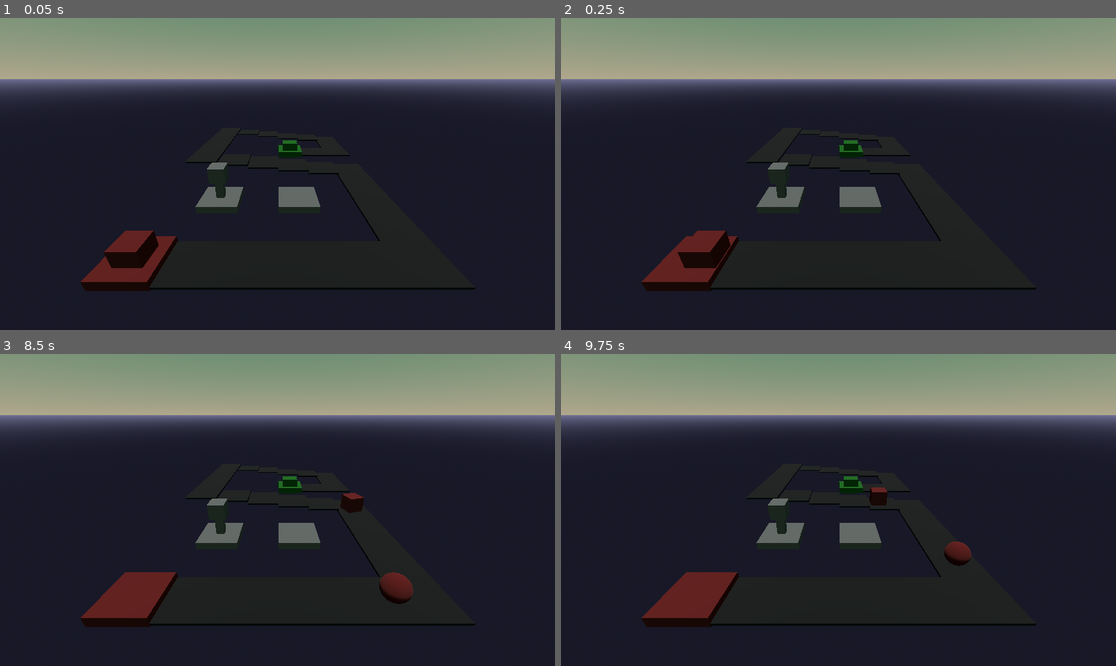
Above: before the commit, frames 1-4 (two rows, left to right).
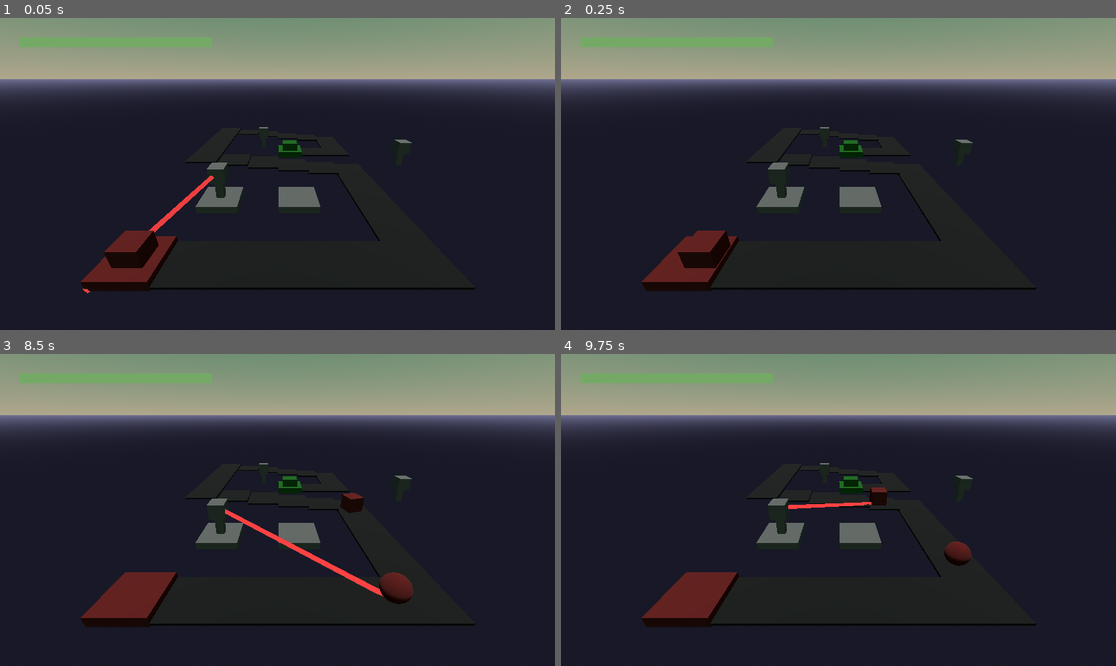
Above: after the commit, the same moments.

Repository: gpergrossi/ludum-dare-59
Game: Godot game, scene res://Scenes/main.tscn
The game is run twice, just before and just after one commit, with the same random seed, the same clock (stepped at 60 frames per second) and the same inputs.
Inputs:
- Up to frame 1 (0.05 s): no input
- Up to frame 2 (0.25 s): no input
- Up to frame 3 (8.5 s): no input
- Up to frame 4 (9.75 s): no input

The runs differ from the first frame. In frame 1, 0.5% of the frame differs, in the area x 3-75%, y 6-89%; in frame 2, 0.3%; in frame 3, 0.8%, in the area x 3-75%, y 6-78%; in frame 4, 0.5%.

Commit message:
basic sim (music-linked towers, lasers, damage)

Diff:
--- a/Code/Pianola/Song1/song1.gd
+++ b/Code/Pianola/Song1/song1.gd
@@ -1,10 +1,6 @@
 # @author Vivian
 
 class_name Song1 extends SongGenerator
-
-@onready var kickstrument: Instrument = $Kickstrument;
-@onready var hihatstrument: Instrument = $Hihatstrument;
-@onready var synthstrument: Instrument = $Synthstrument;
 
 const PARTS: Dictionary[String, Resource] = {
 	"kick": preload("res://Code/Pianola/Song1/kicks_resource.tres"),
--- a/Code/enemy.gd
+++ b/Code/enemy.gd
@@ -5,8 +5,18 @@
 @export var velocity := 1.0
 @export var offset_on_curve := 0.0
 
+# How much damage this can take.
+@export var health := 100.0
+
+# How much damage this deals to the player.
+@export var damage := 10.0
+
+# Fired when the enemy reaches the end of the curve.
+signal on_reach_end()
+
 func _ready() -> void:
 	assert(is_in_group(&"Enemies"))
+	global_position = path.curve.sample_baked(0.0)
 
 func _process(delta: float) -> void:
 	offset_on_curve += velocity * delta
@@ -14,8 +24,16 @@
 
 	if offset_on_curve > curve.get_baked_length():
 		offset_on_curve = curve.get_baked_length()
-		# TODO whatever happens when we hit the end.
+		on_reach_end.emit()
+		queue_free()
+		# TODO some animation?
 
 	var sampled_transform := curve.sample_baked_with_rotation(offset_on_curve)
 	global_position = path.to_global(sampled_transform.origin)
 	global_rotation.y = path.global_rotation.y + sampled_transform.basis.get_euler().y
+
+func take_damage(taken : float):
+	health -= taken
+	if health < 0.0:
+		queue_free()
+		# TODO some animation
--- a/Code/lane.gd
+++ b/Code/lane.gd
@@ -4,7 +4,10 @@
 @export var enemy_base: EnemyBase
 @export var home_base: HomeBase
 
+signal on_enemy_spawned(enemy : Enemy)
+
 func spawn(enemy_type: EnemyType.Enum) -> void:
 	var enemy : Enemy = EnemyType.prototype_for(enemy_type).instantiate()
 	enemy.path = path
 	add_child(enemy)
+	on_enemy_spawned.emit(enemy)
--- /dev/null
+++ b/Code/laser_beam.gd
@@ -0,0 +1,10 @@
+class_name LaserBeam extends Node3D
+
+@onready var animation := %AnimationPlayer
+
+func fire(from : Vector3, to : Vector3):
+	show()
+	global_position = (from + to) / 2.0
+	look_at(to)
+	scale.z = from.distance_to(to)
+	animation.play("FadeOut")
--- a/Code/level.gd
+++ b/Code/level.gd
@@ -7,11 +7,25 @@
 
 @export var tower_bases: Array[TowerBase] = []
 
-@export var song: PackedScene
+@export var max_health : float = 100.0
+@export var current_health : float
+@onready var _health_bar : ProgressBar = get_tree().get_first_node_in_group("HealthBar")
 
 
 func _ready() -> void:
-	if not Engine.is_editor_hint():
-		var song_node = song.instantiate() as SongGenerator
-		add_child(song_node)
-		%Pianola.song = song_node.makeSong()
+	if Engine.is_editor_hint():
+		return
+
+	%Pianola.song = %SongGenerator.makeSong()
+
+	current_health = max_health
+	_health_bar.max_value = max_health
+	_health_bar.value = current_health
+
+	for lane in lanes:
+		lane.on_enemy_spawned.connect(_enemy_spawned)
+
+func _enemy_spawned(enemy : Enemy):
+	enemy.on_reach_end.connect(func():
+		current_health -= enemy.damage
+		_health_bar.value = current_health)
--- a/Code/tower.gd
+++ b/Code/tower.gd
@@ -3,6 +3,9 @@
 
 @onready var min_range_indicator: RangeIndicator = %MinRangeIndicator
 @onready var max_range_indicator: RangeIndicator = %MaxRangeIndicator
+@onready var laser_beam := %LaserBeam
+@onready var laser_emit_position := %LaserEmitPosition
+@onready var instrument := %Instrument
 
 @export var min_range := 0.0:
 	set(mr):
@@ -18,6 +21,9 @@
 			min_range = minf(min_range, max_range)
 			refresh_range()
 
+# Damage dealt per tower firing.
+@export var damage := 1.0
+
 func refresh_range() -> void:
 	if not is_node_ready(): return
 	min_range_indicator.visible = (min_range > 0.0)
@@ -29,11 +35,19 @@
 # Called when the node enters the scene tree for the first time.
 func _ready() -> void:
 	refresh_range()
-
+	instrument.on_play_note.connect(_fire)
 
 # Called every frame. 'delta' is the elapsed time since the previous frame.
 func _process(delta: float) -> void:
 	pass
+
+func _fire(note : Note) -> void:
+	var enemy := _closest_in_range_enemy()
+	if enemy == null:
+		instrument.stop()
+		return
+	laser_beam.fire(laser_emit_position.global_position, enemy.global_position)
+	enemy.take_damage(damage)
 
 func _closest_in_range_enemy() -> Enemy:
 	var closest_enemy : Enemy = null
--- a/Scenes/Levels/example_level.tscn
+++ b/Scenes/Levels/example_level.tscn
@@ -2,7 +2,7 @@
 
 [ext_resource type="Script" uid="uid://dxw36oi8fcue5" path="res://Code/level.gd" id="1_veeq1"]
 [ext_resource type="PackedScene" uid="uid://b6iqylom80rgh" path="res://Scenes/Tiles/enemy_base.tscn" id="2_fauja"]
-[ext_resource type="PackedScene" uid="uid://b63vuflvhpvkk" path="res://Code/Pianola/Song1/song1.tscn" id="2_u27mm"]
+[ext_resource type="Resource" uid="uid://buutl6rh7kdp0" path="res://Code/Pianola/Song1/synth_resource.tres" id="4_xox26"]
 [ext_resource type="PackedScene" uid="uid://7vkybgfa1vtx" path="res://Scenes/Tiles/path.tscn" id="5_u5lri"]
 [ext_resource type="PackedScene" uid="uid://dwypv0vesggk0" path="res://Scenes/Tiles/tower_base.tscn" id="6_u27mm"]
 [ext_resource type="PackedScene" uid="uid://bfvnp8232ue17" path="res://Scenes/Tiles/home_base.tscn" id="7_v550q"]
@@ -14,6 +14,9 @@
 [ext_resource type="Resource" uid="uid://tf55e001gar5" path="res://Data/Instruments/lane2_spawn_instrument.tres" id="11_v550q"]
 [ext_resource type="Resource" uid="uid://ctvecbluw3187" path="res://Data/Instruments/lane3_spawn_instrument.tres" id="12_xox26"]
 [ext_resource type="Script" uid="uid://w1k8rp32fvu4" path="res://Code/lane.gd" id="13_xox26"]
+[ext_resource type="Script" uid="uid://d3fwkxp4gauwr" path="res://Code/Pianola/Song1/song1.gd" id="14_v550q"]
+[ext_resource type="Resource" uid="uid://cirmgcdn0gf23" path="res://Code/Pianola/Song1/kicks_resource.tres" id="16_p0yi4"]
+[ext_resource type="Resource" uid="uid://dcm6hp2fegf1y" path="res://Code/Pianola/Song1/hihats_resource.tres" id="17_se8dm"]
 
 [sub_resource type="Curve3D" id="Curve3D_fauja"]
 resource_local_to_scene = true
@@ -34,7 +37,6 @@
 script = ExtResource("1_veeq1")
 lanes = [NodePath("Lane1")]
 tower_bases = [NodePath("TowerBase1"), NodePath("TowerBase2")]
-song = ExtResource("2_u27mm")
 
 [node name="Pianola" type="Node" parent="." unique_id=1958729676]
 unique_name_in_owner = true
@@ -43,6 +45,9 @@
 
 [node name="Tower" parent="." unique_id=945097428 instance=ExtResource("8_xox26")]
 transform = Transform3D(1, 0, 0, 0, 1, 0, 0, 0, 1, -4, 0.2, -2)
+
+[node name="Instrument" parent="Tower" index="4" unique_id=914717014]
+part = ExtResource("4_xox26")
 
 [node name="EnemyBase" parent="." unique_id=430080185 instance=ExtResource("2_fauja")]
 transform = Transform3D(1, 0, 0, 0, 1, 0, 0, 0, 1, -6, 0, -3)
@@ -181,3 +186,24 @@
 transform = Transform3D(1, 0, 0, 0, 1, 0, 0, 0, 1, 0.5, 0.05, 0.5)
 curve = SubResource("Curve3D_fauja")
 script = ExtResource("9_fauja")
+
+[node name="SongGenerator" type="Node" parent="." unique_id=977955754]
+unique_name_in_owner = true
+script = ExtResource("14_v550q")
+metadata/_custom_type_script = "uid://d3fwkxp4gauwr"
+
+[node name="Tower2" parent="." unique_id=1918667656 instance=ExtResource("8_xox26")]
+transform = Transform3D(1, 0, 0, 0, 1, 0, 0, 0, 1, -1.8042359, 0.2, 3.7545137)
+
+[node name="Instrument" parent="Tower2" index="4" unique_id=914717014]
+part = ExtResource("16_p0yi4")
+
+[node name="Tower3" parent="." unique_id=144730068 instance=ExtResource("8_xox26")]
+transform = Transform3D(1, 0, 0, 0, 1, 0, 0, 0, 1, 0.30425787, 0.2, -1.1383162)
+
+[node name="Instrument" parent="Tower3" index="4" unique_id=914717014]
+part = ExtResource("17_se8dm")
+
+[editable path="Tower"]
+[editable path="Tower2"]
+[editable path="Tower3"]
--- /dev/null
+++ b/Scenes/Towers/laser_beam.tscn
@@ -0,0 +1,65 @@
+[gd_scene format=3 uid="uid://d1vg032jkfv4j"]
+
+[ext_resource type="Script" uid="uid://u2186v4kofl4" path="res://Code/laser_beam.gd" id="1_6bfep"]
+
+[sub_resource type="CylinderMesh" id="CylinderMesh_6bfep"]
+top_radius = 0.05
+bottom_radius = 0.05
+height = 1.0
+
+[sub_resource type="StandardMaterial3D" id="StandardMaterial3D_5ej88"]
+resource_local_to_scene = true
+transparency = 1
+shading_mode = 0
+albedo_color = Color(1, 0.26, 0.26, 1)
+
+[sub_resource type="Animation" id="Animation_6bfep"]
+resource_name = "FadeOut"
+length = 0.2
+tracks/0/type = "value"
+tracks/0/imported = false
+tracks/0/enabled = true
+tracks/0/path = NodePath(".:surface_material_override/0:albedo_color")
+tracks/0/interp = 1
+tracks/0/loop_wrap = true
+tracks/0/keys = {
+"times": PackedFloat32Array(0, 0.2),
+"transitions": PackedFloat32Array(1, 18.379202),
+"update": 0,
+"values": [Color(1, 0.26, 0.26, 1), Color(1, 0.26, 0.26, 0)]
+}
+
+[sub_resource type="Animation" id="Animation_5ej88"]
+length = 0.001
+tracks/0/type = "value"
+tracks/0/imported = false
+tracks/0/enabled = true
+tracks/0/path = NodePath(".:surface_material_override/0:albedo_color")
+tracks/0/interp = 1
+tracks/0/loop_wrap = true
+tracks/0/keys = {
+"times": PackedFloat32Array(0),
+"transitions": PackedFloat32Array(1),
+"update": 0,
+"values": [Color(1, 0.26, 0.26, 1)]
+}
+
+[sub_resource type="AnimationLibrary" id="AnimationLibrary_yt3wv"]
+_data = {
+&"FadeOut": SubResource("Animation_6bfep"),
+&"RESET": SubResource("Animation_5ej88")
+}
+
+[node name="LaserBeam" type="Node3D" unique_id=1687362048]
+visible = false
+script = ExtResource("1_6bfep")
+metadata/_custom_type_script = "uid://u2186v4kofl4"
+
+[node name="MeshInstance3D" type="MeshInstance3D" parent="." unique_id=583739023]
+transform = Transform3D(1, 0, 0, 0, -4.371139e-08, -1, 0, 1, -4.371139e-08, 0, 0, 0)
+mesh = SubResource("CylinderMesh_6bfep")
+surface_material_override/0 = SubResource("StandardMaterial3D_5ej88")
+
+[node name="AnimationPlayer" type="AnimationPlayer" parent="MeshInstance3D" unique_id=280765989]
+unique_name_in_owner = true
+libraries/ = SubResource("AnimationLibrary_yt3wv")
--- a/Scenes/Towers/tower.tscn
+++ b/Scenes/Towers/tower.tscn
@@ -3,6 +3,8 @@
 [ext_resource type="Material" uid="uid://dgl5t7rqj52hx" path="res://Materials/gray_color.material" id="1_rqjsg"]
 [ext_resource type="Script" uid="uid://yx1k3c74um6j" path="res://Code/tower.gd" id="2_d6h38"]
 [ext_resource type="PackedScene" uid="uid://dsuytuswkva87" path="res://Scenes/Towers/range_indicator.tscn" id="3_uwg1x"]
+[ext_resource type="Script" uid="uid://cui06kk8rhakp" path="res://Code/Pianola/instrument.gd" id="4_plphn"]
+[ext_resource type="PackedScene" uid="uid://d1vg032jkfv4j" path="res://Scenes/Towers/laser_beam.tscn" id="5_gd21c"]
 
 [sub_resource type="BoxMesh" id="BoxMesh_344ge"]
 material = ExtResource("1_rqjsg")
@@ -34,3 +36,15 @@
 unique_name_in_owner = true
 transform = Transform3D(1, 0, 0, 0, 1, 0, 0, 0, 1, 0.5, 0.6448146, 0.5)
 range = 5.0
+
+[node name="Instrument" type="AudioStreamPlayer3D" parent="." unique_id=914717014]
+unique_name_in_owner = true
+script = ExtResource("4_plphn")
+metadata/_custom_type_script = "uid://cui06kk8rhakp"
+
+[node name="LaserBeam" parent="." unique_id=1687362048 instance=ExtResource("5_gd21c")]
+unique_name_in_owner = true
+
+[node name="LaserEmitPosition" type="Node3D" parent="." unique_id=312950146]
+unique_name_in_owner = true
+transform = Transform3D(1, 0, 0, 0, 1, 0, 0, 0, 1, 0.5, 0.7, 0.5)
--- a/Scenes/main.tscn
+++ b/Scenes/main.tscn
@@ -2,6 +2,7 @@
 
 [ext_resource type="Script" uid="uid://cdexlvgjxmmyv" path="res://Code/main.gd" id="1_jjgbg"]
 [ext_resource type="PackedScene" uid="uid://ckc08wsniw05u" path="res://Scenes/Levels/example_level.tscn" id="2_bo1nx"]
+[ext_resource type="PackedScene" uid="uid://ch3mn3087kwra" path="res://Scenes/ui.tscn" id="3_8gbba"]
 
 [sub_resource type="ProceduralSkyMaterial" id="ProceduralSkyMaterial_344ge"]
 sky_top_color = Color(0.28346398, 0.5040741, 0.39693835, 1)
@@ -29,3 +30,5 @@
 
 [node name="DirectionalLight3D" type="DirectionalLight3D" parent="." unique_id=182620718]
 transform = Transform3D(1, 0, 0, 0, -4.371139e-08, 1, 0, -1, -4.371139e-08, 0, 5, 0)
+
+[node name="Ui" parent="." unique_id=435459739 instance=ExtResource("3_8gbba")]
--- /dev/null
+++ b/Scenes/ui.tscn
@@ -0,0 +1,39 @@
+[gd_scene format=3 uid="uid://ch3mn3087kwra"]
+
+[sub_resource type="StyleBoxFlat" id="StyleBoxFlat_wviqb"]
+bg_color = Color(0.3983732, 0.3765226, 0.47123778, 1)
+
+[sub_resource type="StyleBoxFlat" id="StyleBoxFlat_jxero"]
+bg_color = Color(0.45610118, 0.6660106, 0.40036267, 1)
+
+[node name="Ui" type="Control" unique_id=435459739]
+layout_mode = 3
+anchors_preset = 15
+anchor_right = 1.0
+anchor_bottom = 1.0
+grow_horizontal = 2
+grow_vertical = 2
+
+[node name="MarginContainer" type="MarginContainer" parent="." unique_id=809013248]
+layout_mode = 1
+anchors_preset = 15
+anchor_right = 1.0
+anchor_bottom = 1.0
+grow_horizontal = 2
+grow_vertical = 2
+theme_override_constants/margin_left = 40
+theme_override_constants/margin_top = 40
+theme_override_constants/margin_right = 40
+theme_override_constants/margin_bottom = 40
+
+[node name="VBoxContainer" type="VBoxContainer" parent="MarginContainer" unique_id=1968626511]
+layout_mode = 2
+
+[node name="HealthBar" type="ProgressBar" parent="MarginContainer/VBoxContainer" unique_id=1536647206 groups=["HealthBar"]]
+custom_minimum_size = Vector2(400, 20)
+layout_mode = 2
+size_flags_horizontal = 0
+theme_override_styles/background = SubResource("StyleBoxFlat_wviqb")
+theme_override_styles/fill = SubResource("StyleBoxFlat_jxero")
+value = 50.0
+show_percentage = false
--- a/project.godot
+++ b/project.godot
@@ -22,6 +22,7 @@
 [global_group]
 
 Enemies=""
+HealthBar=""
 
 [physics]
 
Not shown, added: Code/laser_beam.gd.uid
